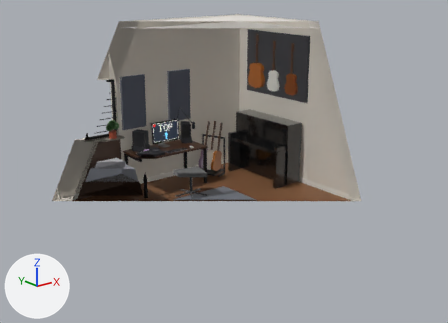
The glTF model scene/assets/room.glb: old version first, new version second.
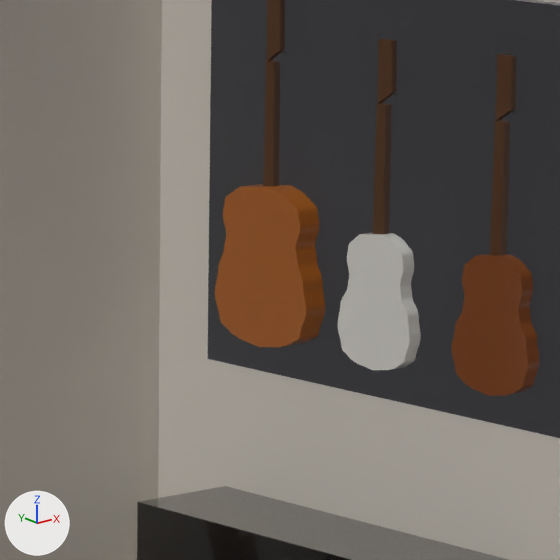
Each version is shown whole from a 50 mm lens placed at (-6.26, -7.95, 4.07), pointed at (-0.04, -0.17, 0.95), then close up on the part from 48% to 67% of the width and 11% to 37% of the height. Every picture has the same lights, and +X, +Y and +Z are marked at lower left. The older version's two pictures come first. Everything nearer to the camera than a plane just in front of the edit is cut away. Where no turn or scale is listed for an object, it has been applied to the vertices. Vertices at exactly the same position are counted once.

Names of what the first close-up shows: 'guitars_static', 'panels_static', 'piano_standin_static', 'room_static'.
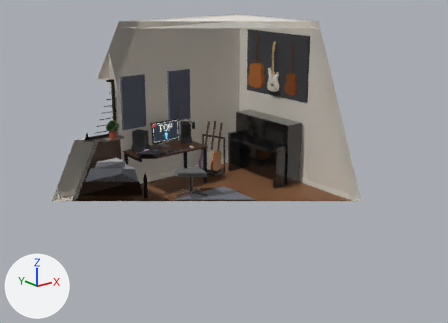
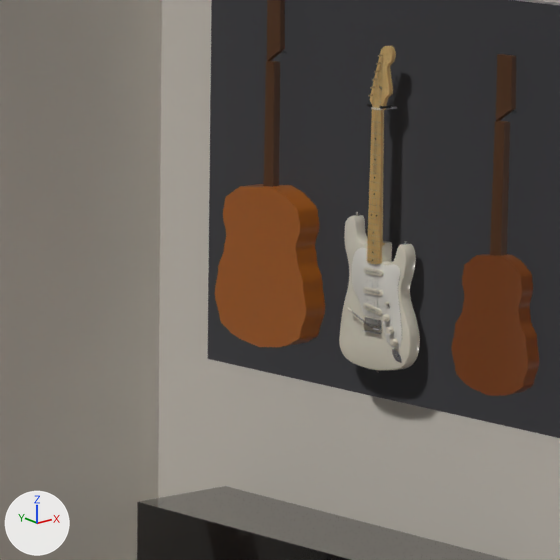
What differs and where, as boxes [x1, y1, x2, y2] in the close-ups (560 x 560 px):
'guitar_02_body', added
    after: [339, 46, 420, 373]
'guitar_02_strings', added
    after: [365, 73, 382, 322]
part 1 of me_guitars_static_mesh, deleted
    before: [338, 233, 421, 370]
part 2 of me_guitars_static_mesh, reshaped
    before: [373, 39, 398, 234]

What changed in the scene script:
```text
Add img_guitar_02_orm:
    img_guitar_02_orm = load_image('guitar_02_orm', '_unpacked/guitar_02_orm', 512, 512, 'Non-Color')
Add img_guitar_02_atlas:
    img_guitar_02_atlas = load_image('guitar_02_atlas', '_unpacked/guitar_02_atlas', 1024, 1024, 'sRGB')
Add mat_mat_guitar_02_chrome:
    mat_mat_guitar_02_chrome = principled_material('mat_guitar_02_chrome')
    mat_mat_guitar_02_chrome.base_color = (0.624, 0.644, 0.672)  # light grey #cfd2d6
    mat_mat_guitar_02_chrome.metallic = 1.0
    mat_mat_guitar_02_chrome.roughness = 1.0
Add mat_mat_guitar_02_foam:
    mat_mat_guitar_02_foam = principled_material('mat_guitar_02_foam')
    mat_mat_guitar_02_foam.base_color = (0.0116, 0.011, 0.0103)  # black #1c1b1a
    mat_mat_guitar_02_foam.roughness = 0.8
Add mat_mat_guitar_02_strings_web:
    mat_mat_guitar_02_strings_web = principled_material('mat_guitar_02_strings_web')
    mat_mat_guitar_02_strings_web.base_color = (0.468, 0.474, 0.462)  # grey #b6b7b5
    mat_mat_guitar_02_strings_web.metallic = 1.0
    mat_mat_guitar_02_strings_web.roughness = 0.3
Add mat_mat_guitar_02:
    mat_mat_guitar_02 = bpy.data.materials.new('mat_guitar_02')
    # uses the picture img_guitar_02_atlas
    # uses the picture img_guitar_02_orm
Change me_guitars_static_mesh:
    used by ob_guitars_static; location = (2.1, 1.45, 1.72)
    remove me_guitars_static_mesh.from_pydata(...)  # 1164 vertices, 2220 faces; spans x -1.32..0.1, y -1.16..0.59, z -1.72..1.07
    add me_guitars_static_mesh.from_pydata(...)  # 1286 vertices, 2456 faces; spans x -1.32..0.1, y -1.16..0.59, z -1.72..1.07
    me_guitars_static_mesh part 1: the loose piece of 160 vertices spanning x -0.02..0.02, y -0.66..-0.34, z 0.0..0.42 is deleted
    me_guitars_static_mesh part 2: 1 vertex moved from x 0.01, y -0.5, z 0.82 to x 0.1, y -0.5, z 0.8; 32 vertices removed from x -0.01..0.1, y -0.54..-0.48, z 0.37..0.99; 142 vertices added at x 0.0..0.1, y -0.53..-0.48, z 0.77..0.8
    other edits to the shape of me_guitars_static_mesh do not show in these pictures
    remove me_guitars_static_mesh.materials.append(mat_mat_fp_guitars_footprint_02)  # white #f1efe8
    add me_guitars_static_mesh.materials.append(mat_mat_guitar_02_chrome)  # light grey #cfd2d6
    add me_guitars_static_mesh.materials.append(mat_mat_guitar_02_foam)  # black #1c1b1a
Add me_guitar_02_strings_mesh_001:
    me_guitar_02_strings_mesh_001.from_pydata(...)  # 168 vertices, 312 faces; spans x -0.001..0.01, y -0.029..0.028, z -0.338..0.485
    me_guitar_02_strings_mesh_001.materials.append(mat_mat_guitar_02_strings_web)  # grey #b6b7b5
Add me_guitar_02_body_mesh:
    me_guitar_02_body_mesh.from_pydata(...)  # 3540 vertices, 6684 faces; spans x -0.03..0.043, y -0.161..0.161, z -0.807..0.18
    me_guitar_02_body_mesh.materials.append(mat_mat_guitar_02)
Add ob_guitar_02_strings:
    ob_guitar_02_strings = bpy.data.objects.new('guitar_02_strings', me_guitar_02_strings_mesh_001)
    ob_guitar_02_strings.location = (2.066, 0.95, 2.182)
Add ob_guitar_02_body:
    ob_guitar_02_body = bpy.data.objects.new('guitar_02_body', me_guitar_02_body_mesh)
    ob_guitar_02_body.location = (2.082, 0.95, 2.516)
```
